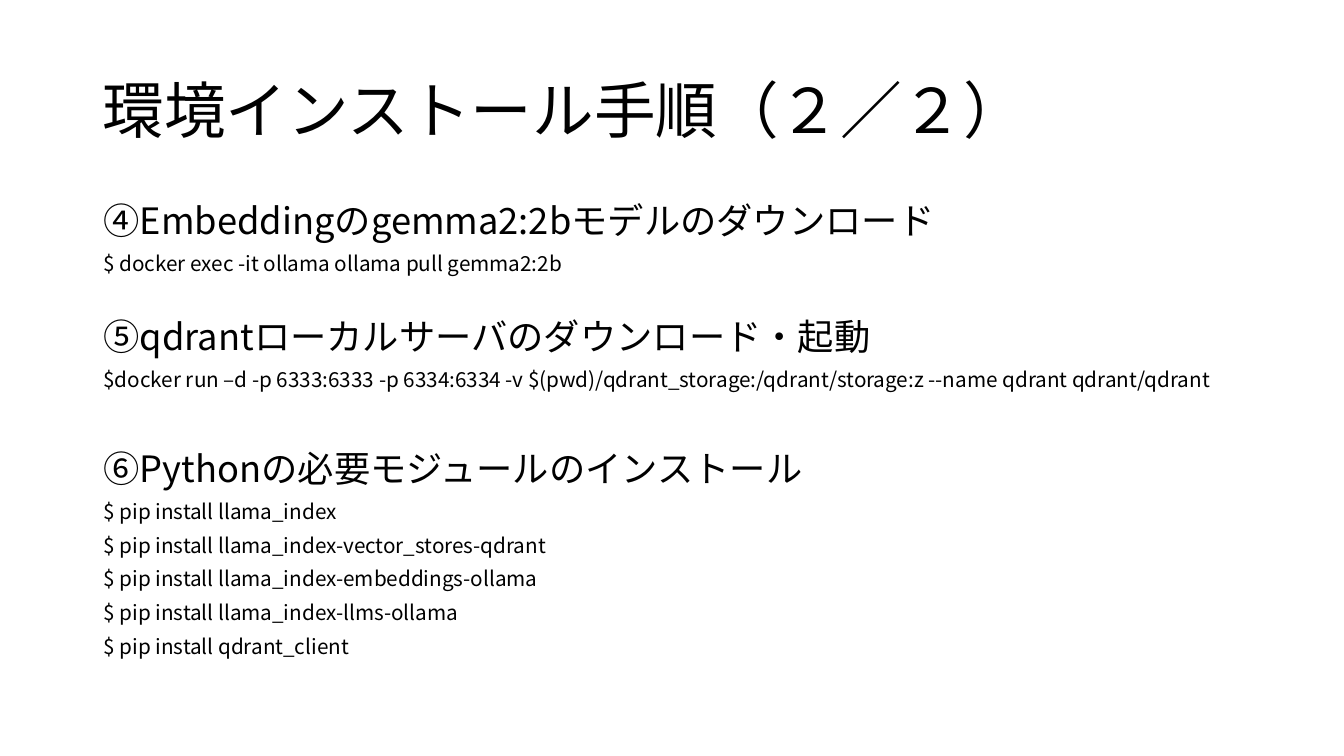
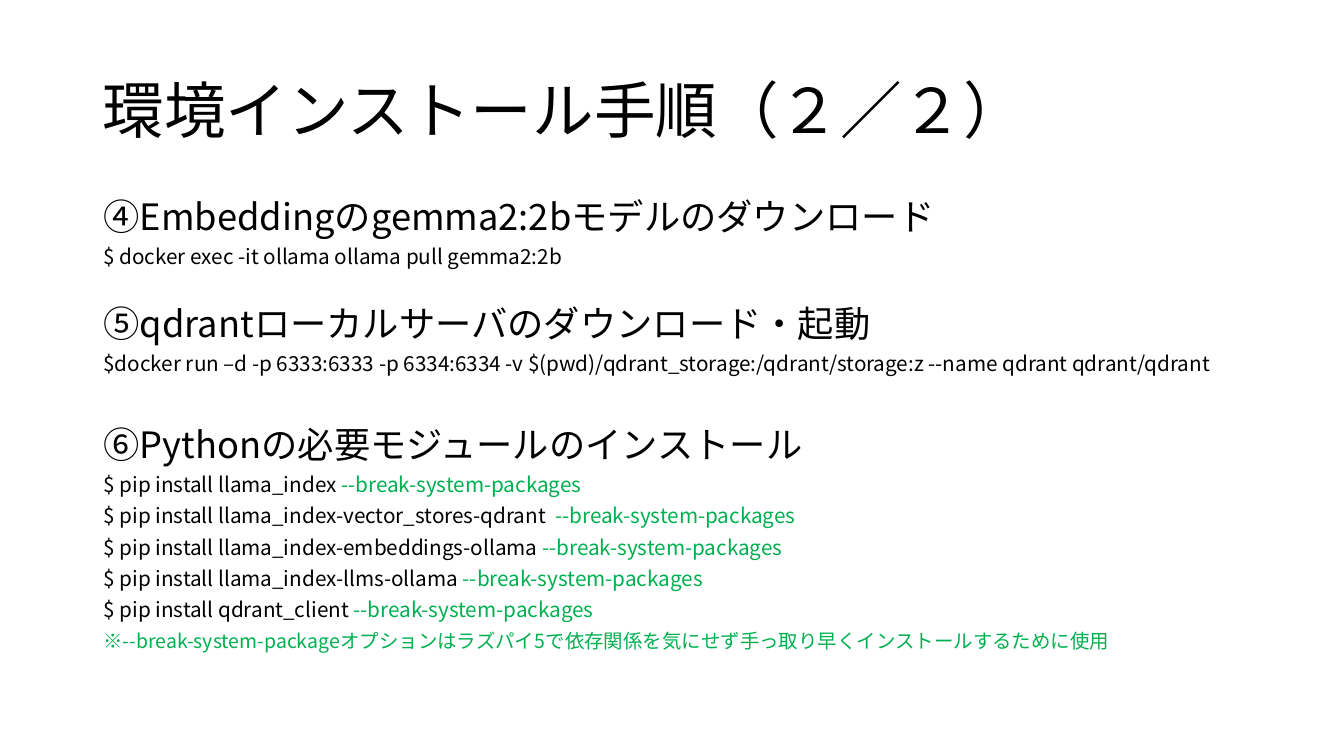
Before and after one commit to koga-miko/misc, a slide deck: slide 6 of raspberry-pi-report/RAGの検証.pptx. Drawn at 1344x756 pixels with LibreOffice and Linux fonts; fonts in the diff are those of the drawing. Boxes give left, top, right and bottom in pixels: in the first picture for what was removed or moved away, otherwise in the second. Text is boxed around its words. In the diff, an @@ line names an element or a change of style, - is before the commit and + after.

Commit message:
update rag power point file

```diff
--- a/raspberry-pi-report/RAGの検証.pptx
+++ b/raspberry-pi-report/RAGの検証.pptx
@@ text at bbox=[104, 199, 1210, 467]: line spacing 0.8 to 0.7 @@
@@ text at bbox=[104, 475, 1110, 653]: text changed; text colour #000000 to #00B050 @@
-$ pip install llama_index
-$ pip install llama_index-vector_stores-qdrant
-$ pip install llama_index-embeddings-ollama
-$ pip install llama_index-llms-ollama
-$ pip install qdrant_client
+$ pip install llama_index --break-system-packages
+$ pip install llama_index-vector_stores-qdrant --break-system-packages
+$ pip install llama_index-embeddings-ollama --break-system-packages
+$ pip install llama_index-llms-ollama --break-system-packages
+$ pip install qdrant_client --break-system-packages
+※--break-system-packageオプションはラズパイ5で依存関係を気にせず手っ取り早くインストールするために使用
```
